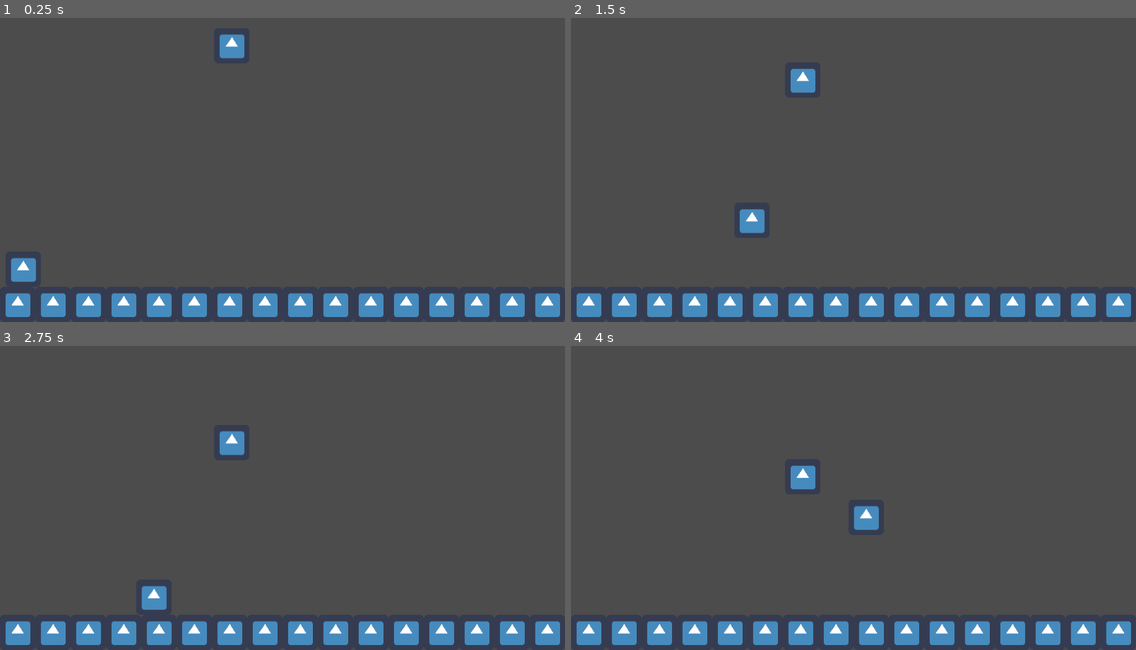
Above: before the commit, frames 1-4 (two rows, left to right).
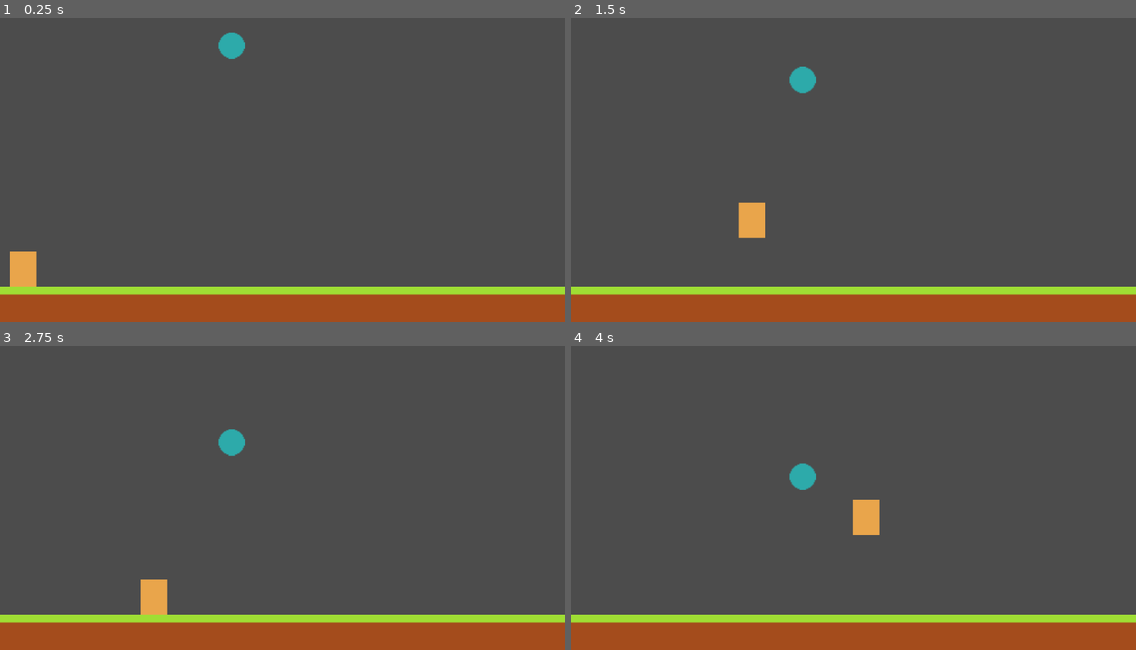
Above: after the commit, the same moments.

Repository: Italia2407/Arcade-Game
Game: Godot game, scene res://scenes/Prototype_Level.tscn
Two runs of this game, one before a commit and one after it. Both use one fixed random seed, a clock stepped at 60 frames per second and the inputs below. The engine's default icon, where the game draws it, is replaced by a stand-in: a white triangle on a blue panel in a dark square.
Inputs:
- Up to frame 1 (0.25 s): no input
- Up to frame 2 (1.5 s): hold D (move_right) 0.53-1.28 s; tap Space (jump) at 0.77 s; hold A (move_left) from 1.28 s (still down)
- Up to frame 3 (2.75 s): tap Space (jump) at 1.52 s; release A (move_left) at 2.03 s; hold D (move_right) from 2.03 s (still down)
- Up to frame 4 (4 s): tap Space (jump) at 3.02, 3.77 s; release D (move_right) at 3.53 s; hold A (move_left) from 3.53 s (still down)

The runs differ from the first frame. In frame 1, 13% of the frame differs, in the area x 0-100%, y 4-100%; in frame 2, 13%, in the area x 0-100%, y 16-100%; in frame 3, 13%; in frame 4, 13%.

Commit message:
Added Prototype Textures

Diff:
--- a/scenes/Falling_Enemy.tscn
+++ b/scenes/Falling_Enemy.tscn
@@ -1,10 +1,10 @@
 [gd_scene load_steps=4 format=2]
 
 [ext_resource path="res://scripts/FallingEnemy.gd" type="Script" id=1]
-[ext_resource path="res://icon.png" type="Texture" id=2]
+[ext_resource path="res://assets/prototype/Enemy.png" type="Texture" id=2]
 
 [sub_resource type="CircleShape2D" id=1]
-radius = 32.0
+radius = 24.0
 
 [node name="FallingEnemy" type="Area2D" groups=[
 "Enemies",
@@ -17,6 +17,7 @@
 shape = SubResource( 1 )
 
 [node name="Sprite" type="Sprite" parent="."]
+scale = Vector2( 2, 2 )
 texture = ExtResource( 2 )
 
 [connection signal="body_entered" from="." to="." method="_on_FallingEnemy_body_entered"]
--- a/scenes/Level_Tile.tscn
+++ b/scenes/Level_Tile.tscn
@@ -1,7 +1,7 @@
 [gd_scene load_steps=4 format=2]
 
 [ext_resource path="res://scripts/LevelTile.gd" type="Script" id=1]
-[ext_resource path="res://icon.png" type="Texture" id=2]
+[ext_resource path="res://assets/prototype/Ground.png" type="Texture" id=2]
 
 [sub_resource type="RectangleShape2D" id=1]
 extents = Vector2( 32, 32 )
@@ -17,4 +17,5 @@
 shape = SubResource( 1 )
 
 [node name="Sprite" type="Sprite" parent="."]
+scale = Vector2( 2, 2 )
 texture = ExtResource( 2 )
--- a/scenes/Player.tscn
+++ b/scenes/Player.tscn
@@ -1,10 +1,10 @@
 [gd_scene load_steps=4 format=2]
 
-[ext_resource path="res://icon.png" type="Texture" id=1]
+[ext_resource path="res://assets/prototype/Player.png" type="Texture" id=1]
 [ext_resource path="res://scripts/PlayerController.gd" type="Script" id=2]
 
 [sub_resource type="RectangleShape2D" id=1]
-extents = Vector2( 32, 32 )
+extents = Vector2( 24, 32 )
 
 [node name="Player" type="KinematicBody2D"]
 collision_mask = 14
@@ -14,12 +14,13 @@
 shape = SubResource( 1 )
 
 [node name="Sprite" type="Sprite" parent="."]
+scale = Vector2( 2, 2 )
 texture = ExtResource( 1 )
 
 [node name="GroundedRays" type="Node2D" parent="."]
 
 [node name="RayCastGroundL" type="RayCast2D" parent="GroundedRays"]
-position = Vector2( -31.5, 31.5 )
+position = Vector2( -23.5, 31.5 )
 enabled = true
 cast_to = Vector2( 0, 1 )
 collision_mask = 4
@@ -31,7 +32,7 @@
 collision_mask = 4
 
 [node name="RayCastGroundR" type="RayCast2D" parent="GroundedRays"]
-position = Vector2( 31.5, 31.5 )
+position = Vector2( 23.5, 31.5 )
 enabled = true
 cast_to = Vector2( 0, 1 )
 collision_mask = 4
Binary file added: assets/prototype/Enemy.png
Not shown, added: assets/prototype/Enemy.png.import
Binary file added: assets/prototype/Ground.png
Not shown, added: assets/prototype/Ground.png.import
Binary file added: assets/prototype/Player.png
Not shown, added: assets/prototype/Player.png.import
